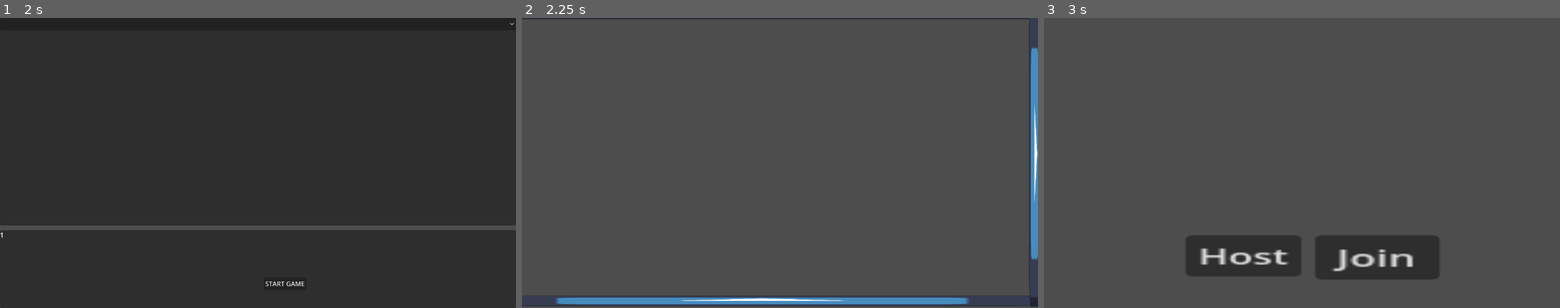
Above: before the commit, frames 1-3 (left to right).
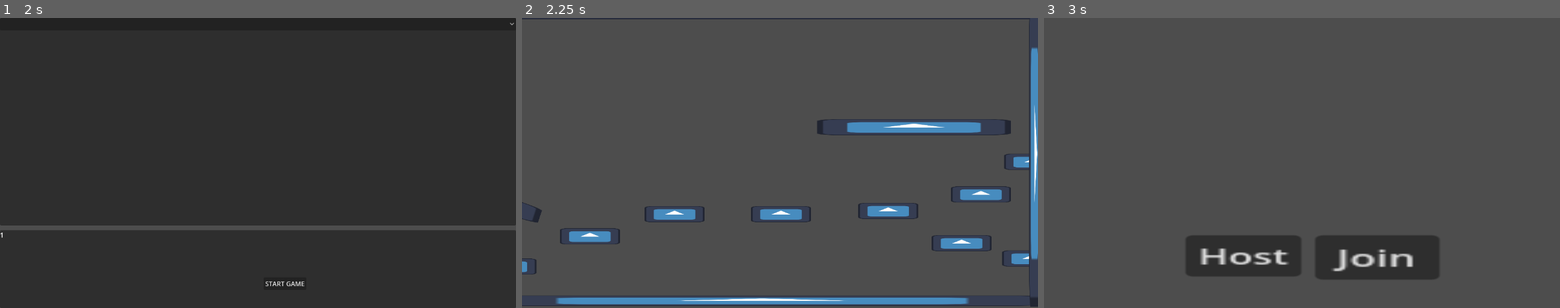
Above: after the commit, the same moments.

Repository: furiousknight25/partygame
Game: Godot game, scene res://Levels/Director.tscn
The game is run twice, just before and just after one commit, with the same random seed, the same clock (stepped at 60 frames per second) and the same inputs. The engine's default icon, where the game draws it, is replaced by a stand-in: a white triangle on a blue panel in a dark square.
Inputs (mouse positions are in pixels of both pictures, inside the frame that each line leads up to):
- Up to frame 1 (2 s): tap Enter at 0.5 s; move the mouse to (371, 148) at 0.52 s; hold D (right) 0.53-1.25 s; click (371, 148) at 0.6 s; tap W (up) at 0.77 s; click "Host" at 1.25 s
- Up to frame 2 (2.25 s): click "START GAME" at 2 s
- Up to frame 3 (3 s): tap R (restart) at 2.75 s; move the mouse to (1198, 177) at 2.77 s; hold D (right) from 2.78 s (still down); right-click (1198, 177) at 2.85 s

Frame 1 is identical in both runs. In frame 2, 4.1% of the frame differs, in the area x 0-99%, y 34-89%; in frame 3, nothing differs.
Error in both runs: Invalid access to property or key 'choice' on a base object of type 'Dictionary'. (res://Levels/level.gd:18)

Commit message:
basic update

Diff:
--- a/Levels/Director.tscn
+++ b/Levels/Director.tscn
@@ -170,12 +170,6 @@
 
 [node name="Menu" parent="Multplayer/ui" instance=ExtResource("5_pu61s")]
 
-[node name="Control" parent="Multplayer/ui/Menu/Main" index="0"]
-offset_left = -323.0
-offset_top = -395.0
-offset_right = -323.0
-offset_bottom = -395.0
-
 [node name="Level" type="Node2D" parent="Multplayer"]
 
 [connection signal="pressed" from="Multplayer/ui/Menu/Main/Control/Join" to="Multplayer/ui/Menu" method="set_character" binds= ["join"]]
--- a/Levels/level_test.tscn
+++ b/Levels/level_test.tscn
@@ -59,6 +59,172 @@
 scale = Vector2(4.98438, 0.203125)
 texture = ExtResource("1_r1txc")
 
+[node name="testfloor5" type="StaticBody2D" parent="."]
+position = Vector2(-43, 614)
+scale = Vector2(0.234562, 1.54572)
+collision_layer = 2
+collision_mask = 3
+
+[node name="CollisionShape2D" type="CollisionShape2D" parent="testfloor5"]
+position = Vector2(20, 1.5)
+shape = SubResource("RectangleShape2D_5v7ue")
+
+[node name="Sprite2D" type="Sprite2D" parent="testfloor5"]
+position = Vector2(19, 2)
+scale = Vector2(4.98438, 0.203125)
+texture = ExtResource("1_r1txc")
+
+[node name="testfloor6" type="StaticBody2D" parent="."]
+position = Vector2(164, 539)
+scale = Vector2(0.234562, 1.54572)
+collision_layer = 2
+collision_mask = 3
+
+[node name="CollisionShape2D" type="CollisionShape2D" parent="testfloor6"]
+position = Vector2(20, 1.5)
+shape = SubResource("RectangleShape2D_5v7ue")
+
+[node name="Sprite2D" type="Sprite2D" parent="testfloor6"]
+position = Vector2(19, 2)
+scale = Vector2(4.98438, 0.203125)
+texture = ExtResource("1_r1txc")
+
+[node name="testfloor7" type="StaticBody2D" parent="."]
+position = Vector2(374, 484)
+scale = Vector2(0.234562, 1.54572)
+collision_layer = 2
+collision_mask = 3
+
+[node name="CollisionShape2D" type="CollisionShape2D" parent="testfloor7"]
+position = Vector2(20, 1.5)
+shape = SubResource("RectangleShape2D_5v7ue")
+
+[node name="Sprite2D" type="Sprite2D" parent="testfloor7"]
+position = Vector2(19, 2)
+scale = Vector2(4.98438, 0.203125)
+texture = ExtResource("1_r1txc")
+
+[node name="testfloor8" type="StaticBody2D" parent="."]
+position = Vector2(638, 484)
+scale = Vector2(0.234562, 1.54572)
+collision_layer = 2
+collision_mask = 3
+
+[node name="CollisionShape2D" type="CollisionShape2D" parent="testfloor8"]
+position = Vector2(20, 1.5)
+shape = SubResource("RectangleShape2D_5v7ue")
+
+[node name="Sprite2D" type="Sprite2D" parent="testfloor8"]
+position = Vector2(19, 2)
+scale = Vector2(4.98438, 0.203125)
+texture = ExtResource("1_r1txc")
+
+[node name="testfloor9" type="StaticBody2D" parent="."]
+position = Vector2(904, 476)
+scale = Vector2(0.234562, 1.54572)
+collision_layer = 2
+collision_mask = 3
+
+[node name="CollisionShape2D" type="CollisionShape2D" parent="testfloor9"]
+position = Vector2(20, 1.5)
+shape = SubResource("RectangleShape2D_5v7ue")
+
+[node name="Sprite2D" type="Sprite2D" parent="testfloor9"]
+position = Vector2(19, 2)
+scale = Vector2(4.98438, 0.203125)
+texture = ExtResource("1_r1txc")
+
+[node name="testfloor10" type="StaticBody2D" parent="."]
+position = Vector2(1086, 556)
+scale = Vector2(0.234562, 1.54572)
+collision_layer = 2
+collision_mask = 3
+
+[node name="CollisionShape2D" type="CollisionShape2D" parent="testfloor10"]
+position = Vector2(20, 1.5)
+shape = SubResource("RectangleShape2D_5v7ue")
+
+[node name="Sprite2D" type="Sprite2D" parent="testfloor10"]
+position = Vector2(19, 2)
+scale = Vector2(4.98438, 0.203125)
+texture = ExtResource("1_r1txc")
+
+[node name="testfloor11" type="StaticBody2D" parent="."]
+position = Vector2(1261, 594)
+scale = Vector2(0.234562, 1.54572)
+collision_layer = 2
+collision_mask = 3
+
+[node name="CollisionShape2D" type="CollisionShape2D" parent="testfloor11"]
+position = Vector2(20, 1.5)
+shape = SubResource("RectangleShape2D_5v7ue")
+
+[node name="Sprite2D" type="Sprite2D" parent="testfloor11"]
+position = Vector2(19, 2)
+scale = Vector2(4.98438, 0.203125)
+texture = ExtResource("1_r1txc")
+
+[node name="testfloor12" type="StaticBody2D" parent="."]
+position = Vector2(1134, 435)
+scale = Vector2(0.234562, 1.54572)
+collision_layer = 2
+collision_mask = 3
+
+[node name="CollisionShape2D" type="CollisionShape2D" parent="testfloor12"]
+position = Vector2(20, 1.5)
+shape = SubResource("RectangleShape2D_5v7ue")
+
+[node name="Sprite2D" type="Sprite2D" parent="testfloor12"]
+position = Vector2(19, 2)
+scale = Vector2(4.98438, 0.203125)
+texture = ExtResource("1_r1txc")
+
+[node name="testfloor13" type="StaticBody2D" parent="."]
+position = Vector2(1266, 354)
+scale = Vector2(0.234562, 1.54572)
+collision_layer = 2
+collision_mask = 3
+
+[node name="CollisionShape2D" type="CollisionShape2D" parent="testfloor13"]
+position = Vector2(20, 1.5)
+shape = SubResource("RectangleShape2D_5v7ue")
+
+[node name="Sprite2D" type="Sprite2D" parent="testfloor13"]
+position = Vector2(19, 2)
+scale = Vector2(4.98438, 0.203125)
+texture = ExtResource("1_r1txc")
+
+[node name="testfloor14" type="StaticBody2D" parent="."]
+position = Vector2(958, 268)
+scale = Vector2(0.754562, 1.54572)
+collision_layer = 2
+collision_mask = 3
+
+[node name="CollisionShape2D" type="CollisionShape2D" parent="testfloor14"]
+position = Vector2(20, 1.5)
+shape = SubResource("RectangleShape2D_5v7ue")
+
+[node name="Sprite2D" type="Sprite2D" parent="testfloor14"]
+position = Vector2(19, 2)
+scale = Vector2(4.98438, 0.203125)
+texture = ExtResource("1_r1txc")
+
+[node name="testfloor15" type="StaticBody2D" parent="."]
+position = Vector2(-197, 411)
+rotation = 0.314435
+scale = Vector2(0.754562, 1.54572)
+collision_layer = 2
+collision_mask = 3
+
+[node name="CollisionShape2D" type="CollisionShape2D" parent="testfloor15"]
+position = Vector2(20, 1.5)
+shape = SubResource("RectangleShape2D_5v7ue")
+
+[node name="Sprite2D" type="Sprite2D" parent="testfloor15"]
+position = Vector2(19, 2)
+scale = Vector2(4.98438, 0.203125)
+texture = ExtResource("1_r1txc")
+
 [node name="testfloor4" type="StaticBody2D" parent="."]
 position = Vector2(1274, 314)
 rotation = 1.5708
--- a/MultiplayerJargon/MultplayerTest.gd
+++ b/MultiplayerJargon/MultplayerTest.gd
@@ -4,6 +4,7 @@
 @export var rock_scene: PackedScene
 @export var container: PackedScene
 
+const PORT = 4433
 var choice = {0:'Chris', 1:'Jesse', 2:'Aria', 3:'Travis'}
 
 var players_loaded = 0
@@ -13,7 +14,7 @@
 
 func _on_host_pressed():
 	var peer = ENetMultiplayerPeer.new()
-	peer.create_server(4)
+	peer.create_server(PORT)
 	multiplayer.multiplayer_peer = peer
 
 	multiplayer.peer_connected.connect(_add_player) #right track
@@ -22,7 +23,7 @@
 
 func _on_join_pressed():
 	var peer = ENetMultiplayerPeer.new()
-	peer.create_client('localhost', 4)
+	peer.create_client('localhost', PORT) #may have to switch to ip of the host
 	multiplayer.multiplayer_peer = peer
 
 func _add_player(id = 1): #starts lobby code
